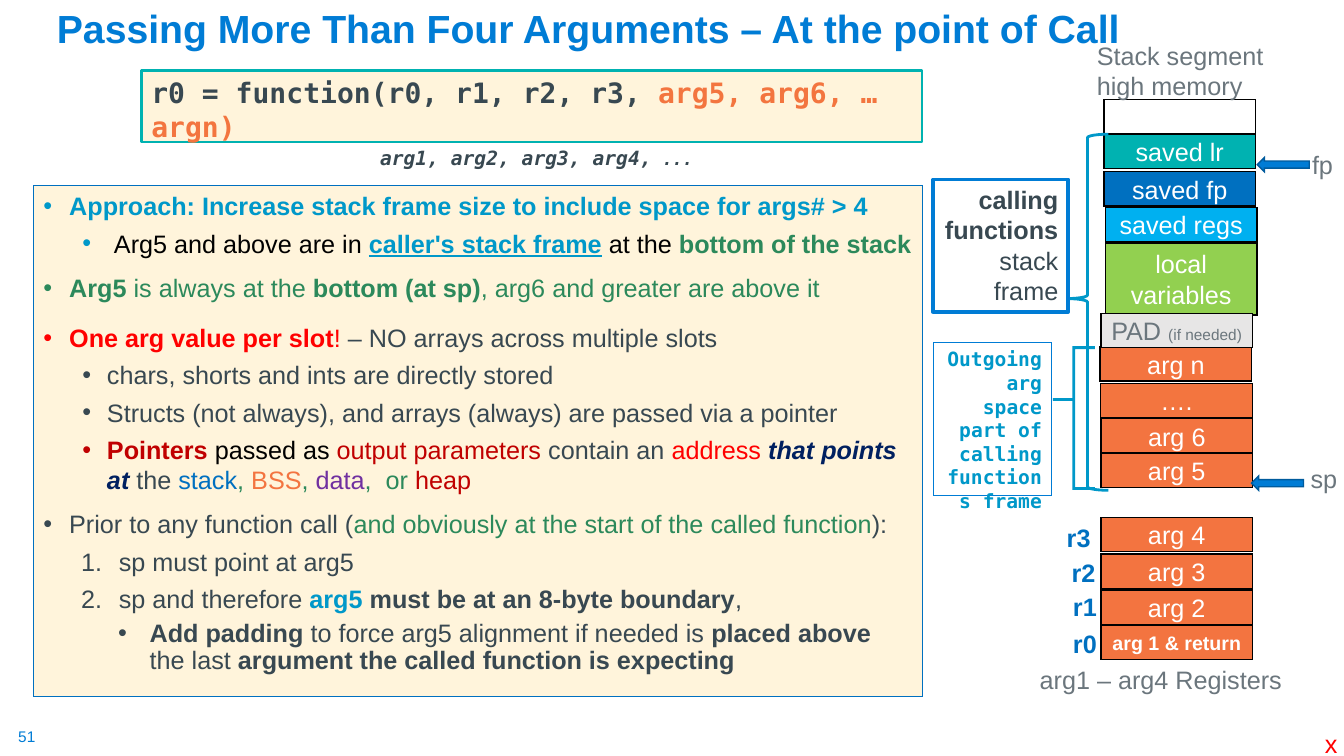
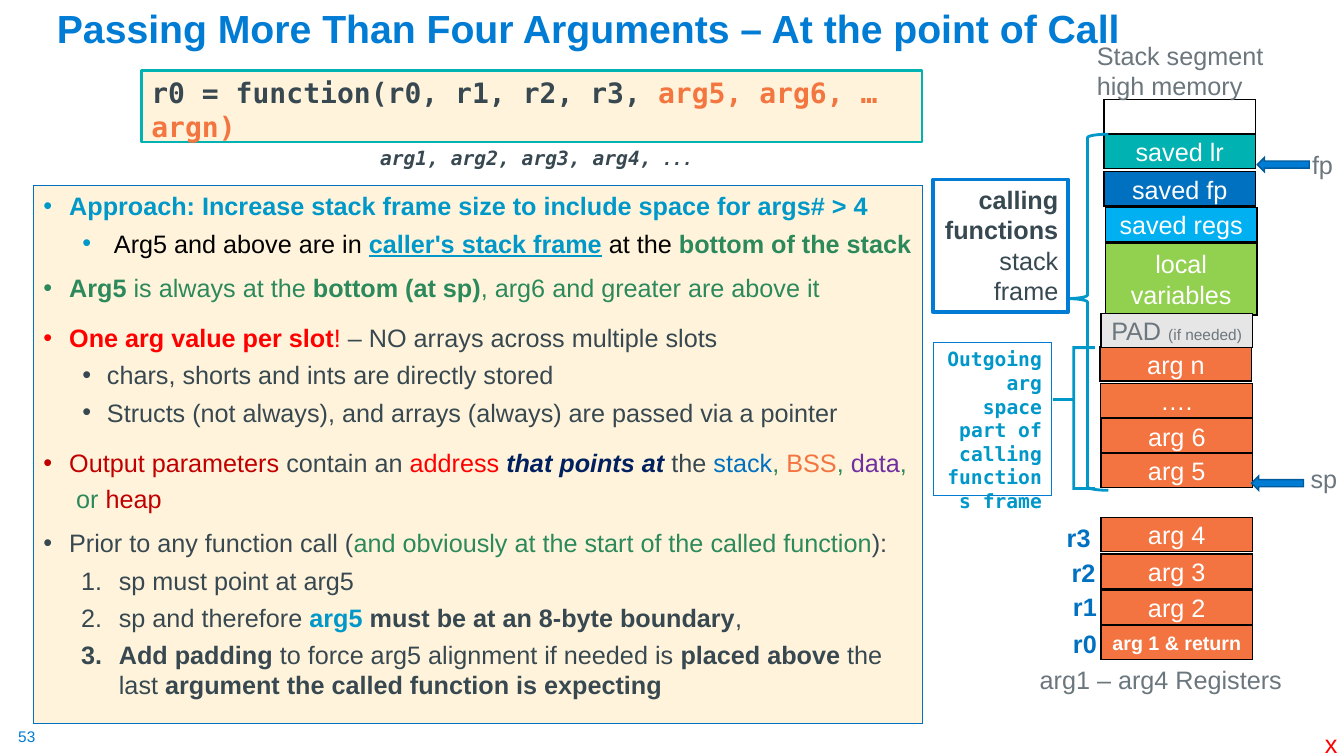
Before and after one commit to cse30-sp24/Muller-Slides, a slide deck: slide 53 of 07-Arm-Part4.pptx (slide 51 before the commit). Drawn at 1344x756 pixels with LibreOffice and Linux fonts; fonts in the diff are those of the drawing. Boxes give left, top, right and bottom in pixels: in the first picture for what was removed or moved away, otherwise in the second. Text is boxed around its words. In the diff, an @@ line names an element or a change of style, - is before the commit and + after.

```diff
--- a/07-Arm-Part4.pptx
+++ b/07-Arm-Part4.pptx
@@ text "Approach: Increase stack frame size ..." resized from (x1=33, y1=186, x2=923, y2=696) to (x1=33, y1=186, x2=923, y2=723) @@
@@ text at (x1=69, y1=453, x2=907, y2=514): text changed @@
-  • Pointers passed as output parameters contain an address that points at the stack, BSS, data, or heap
+• Output parameters contain an address that points at the stack, BSS, data, or heap
@@ text at (x1=119, y1=645, x2=882, y2=700): bullet • to 1.; list level 3 to 2 in "Add padding to force arg5 ..."; line spacing 0.9 to 1 @@
@@ page number at (x1=18, y1=731, x2=35, y2=742): text changed @@
-51
+53
```
Also in this commit, not shown: 8 other slides changed, 2 slides added, 3 other files.
